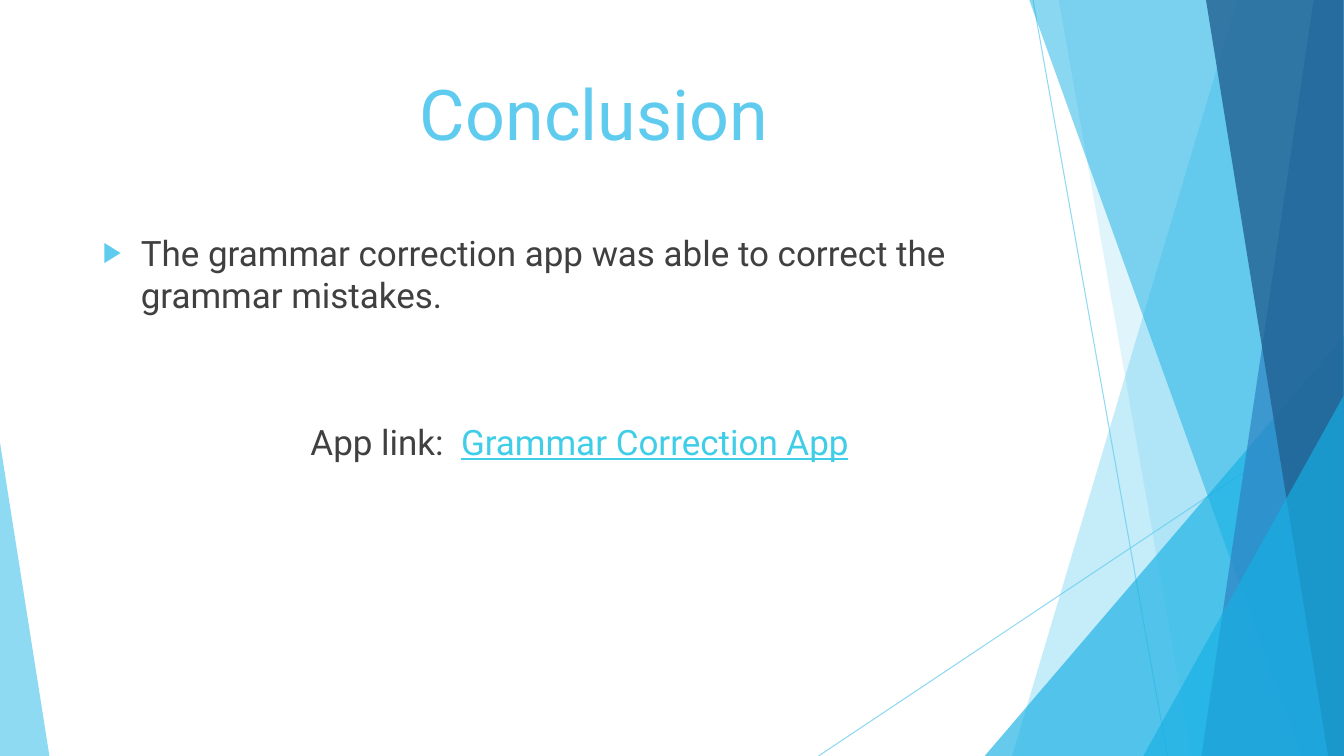
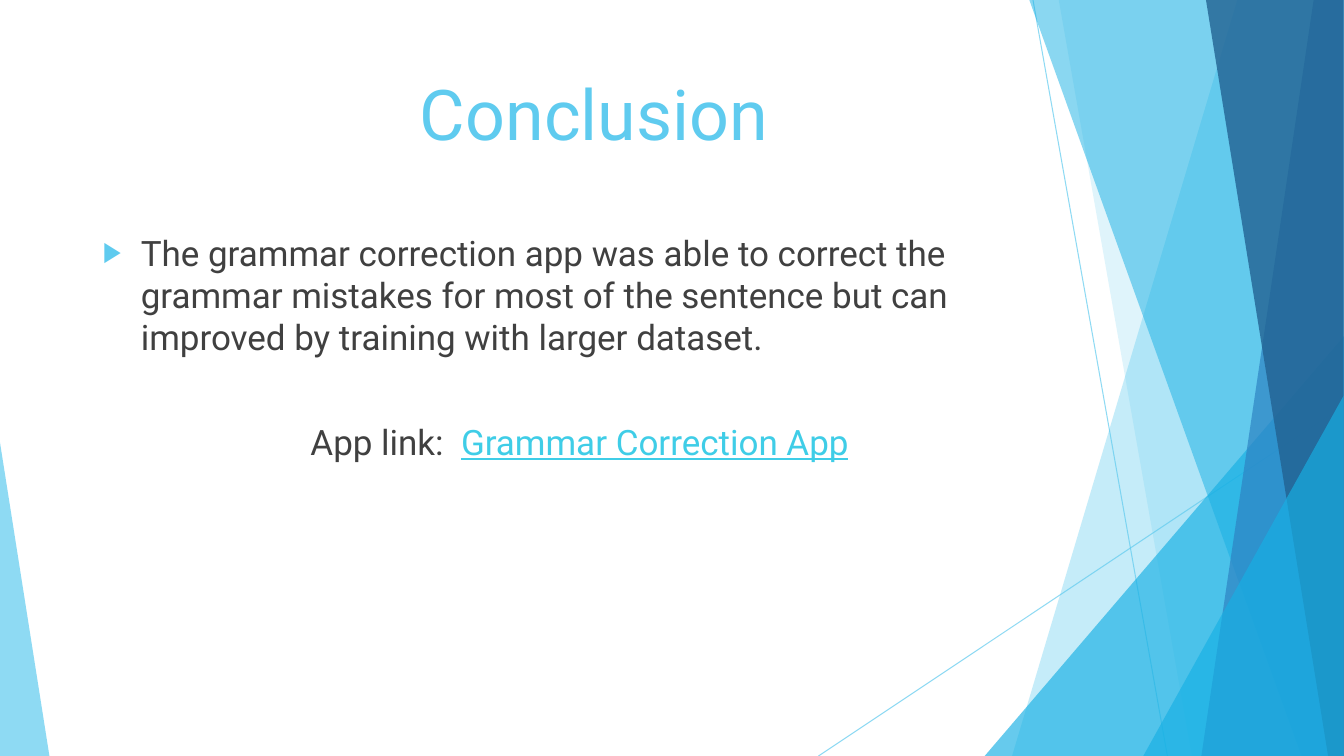
Before and after one commit to Vijaiey88/Scifor_Technologies_Work, a slide deck: slide 11 of Final Project/Grammar correction App/Project3.pptx. Drawn at 1344x756 pixels with LibreOffice and Linux fonts; fonts in the diff are those of the drawing. Boxes give left, top, right and bottom in pixels: in the first picture for what was removed or moved away, otherwise in the second. Text is boxed around its words. In the diff, an @@ line names an element or a change of style, - is before the commit and + after.

Commit message:
PPT

```diff
--- a/Final Project/Grammar correction App/Project3.pptx
+++ b/Final Project/Grammar correction App/Project3.pptx
@@ text at box(141, 239, 948, 358): text changed @@
-▶ The grammar correction app was able to correct the grammar mistakes.
+▶ The grammar correction app was able to correct the grammar mistakes for most of the sentence but can improved by training with larger dataset.
```
